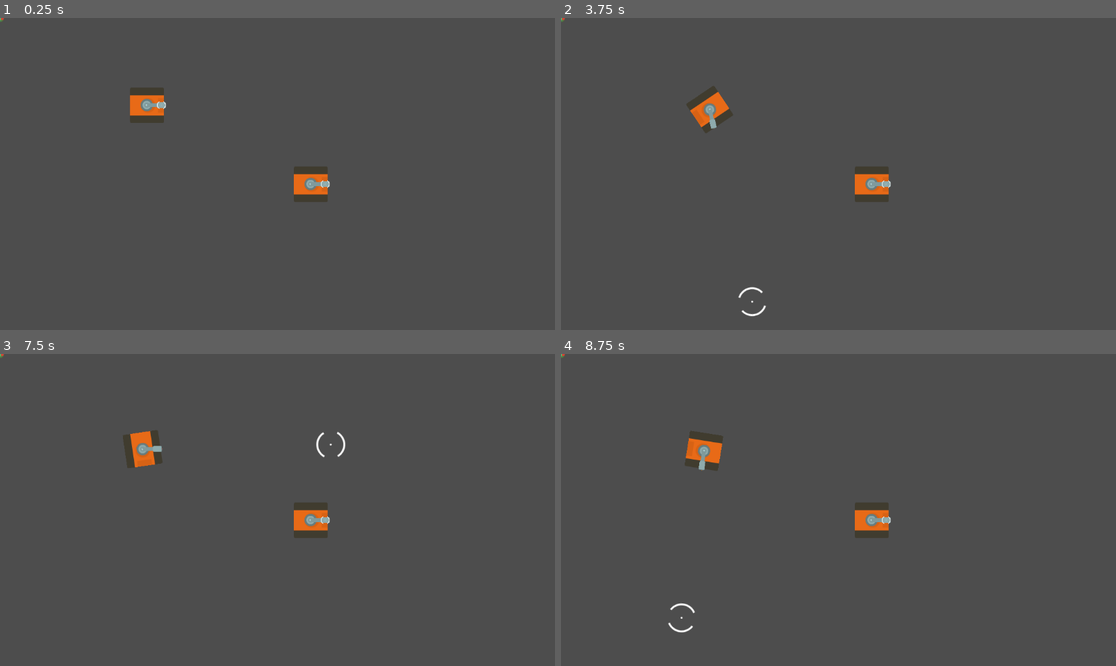
Above: before the commit, frames 1-4 (two rows, left to right).
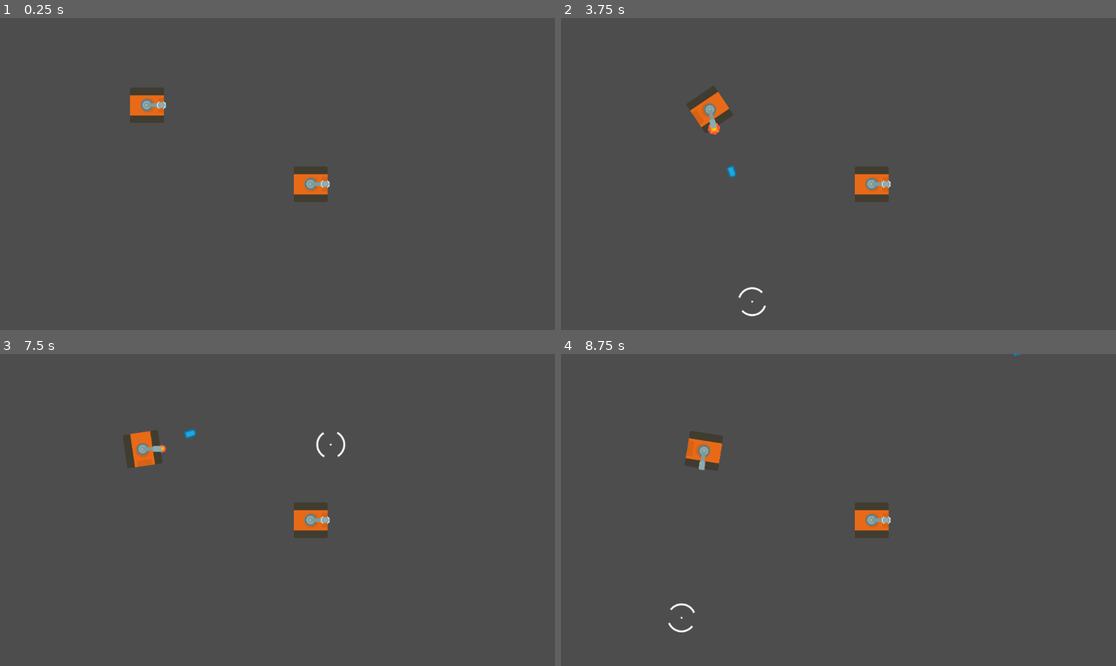
Above: after the commit, the same moments.

Repository: KakCmambnporpawwucmow/tanks_kidz
Game: Godot game, scene res://layers/test.tscn
Same seed, same stepped clock (60 frames per second), same inputs: the game is played once before the commit and once after it.
Inputs (mouse positions are in pixels of both pictures, inside the frame that each line leads up to):
- Up to frame 1 (0.25 s): no input
- Up to frame 2 (3.75 s): tap Enter at 0.5 s; move the mouse to (960, 158) at 0.52 s; hold E (ammo_ap) 0.53-1.28 s; hold D (rotate_right) 0.53-2.03 s; tap W (move_forward) at 0.77, 1.52, 3.02 s; move the mouse to (727, 189) at 1.27 s; tap R (ammo_he) at 1.35 s; move the mouse to (894, 105) at 2.02 s; hold A (rotate_left) 2.03-2.78 s; hold F (ammo_heat) 2.03-2.78 s; move the mouse to (810, 236) at 2.77 s; hold D (rotate_right) from 2.78 s (still down); tap C (ammo_missile) at 2.85 s; move the mouse to (1005, 220) at 3.52 s; press the mouse at (1005, 220) at 3.53 s
- Up to frame 3 (7.5 s): tap W (move_forward) at 3.77, 4.52, 6.02, 6.77 s; move the mouse to (111, 463) at 4.27 s; release D (rotate_right) at 4.28 s; release the mouse at (111, 463) at 4.28 s; hold A (rotate_left) 4.28-5.03 s; tap E (ammo_ap) at 4.35 s; move the mouse to (305, 510) at 5.02 s; hold D (rotate_right) 5.03-5.78 s; hold R (ammo_he) 5.03-5.78 s; move the mouse to (194, 432) at 5.77 s; hold A (rotate_left) 5.78-7.28 s; tap F (ammo_heat) at 5.85 s; move the mouse to (399, 494) at 6.52 s; hold C (ammo_missile) 6.53-7.28 s; move the mouse to (166, 525) at 7.27 s; hold D (rotate_right) from 7.28 s (still down); click (166, 525) at 7.35 s
- Up to frame 4 (8.75 s): keep holding D (rotate_right); tap W (move_forward) at 7.52 s; move the mouse to (894, 441) at 8.02 s; hold E (ammo_ap) from 8.03 s (still down)

The runs differ from the first frame. In frame 1, less than 0.1% of the frame differs, in the area x 0-1%, y 0-2%; in frame 2, 0.1%, in the area x 0-32%, y 0-52%; in frame 3, less than 0.1%; in frame 4, less than 0.1%.
Error before the commit: Invalid access to property or key 'damage_taken' on a base object of type 'Node (HealthComponent)'. (res://entities/tanks/base/tank.gd:32)
Error after the commit: Invalid call. Nonexistent function 'get_remaining_ammo' in base 'Node (WeaponSystem)'. (res://entities/tanks/base/tank.gd:78)

Commit message:
UPDATE
В танке замена боровых броневых листов на один бортовой, удалены лишние методы и сигналы для обработки событий брони.

Diff:
--- a/entities/tanks/base/tank.gd
+++ b/entities/tanks/base/tank.gd
@@ -1,5 +1,5 @@
 # tank.gd
-extends Area2D
+extends Node2D
 
 class_name Tank
 
@@ -12,8 +12,7 @@
 @export_group("Armor Components")
 @export var front_armor: ArmorComponent = null
 @export var rear_armor: ArmorComponent = null
-@export var left_armor: ArmorComponent = null
-@export var right_armor: ArmorComponent = null
+@export var side_armor: ArmorComponent = null
 
 enum ERotate{LEFT, RIGHT, STOP}
 
@@ -29,15 +28,7 @@
 
 	# Подключаем сигналы здоровья
 	health_component.health_changed.connect(_on_health_changed)
-	health_component.damage_taken.connect(_on_damage_taken)
 	health_component.death.connect(_on_death)
-
-	# Подключаем сигналы брони
-	var armor_components = [front_armor, rear_armor, left_armor, right_armor]
-	for armor_component in armor_components:
-		if armor_component:
-			armor_component.armor_penetrated.connect(_on_armor_penetrated.bind(armor_component))
-			armor_component.armor_ricochet.connect(_on_armor_ricochet.bind(armor_component))
 
 	$engine.playing = true
 
@@ -93,20 +84,6 @@
 func rotating_turret_to(position:Vector2):
 	turret.update_position(position)
 
-# Новый метод для получения полной информации о точности
-func get_accuracy_info() -> Dictionary:
-	#var spread_info = turret.get_spread_info()
-	var health_status = get_health_status()
-
-	return {
-		#"spread_percentage": spread_info.spread_percentage,
-		#"spread_angle": spread_info.spread_angle,
-		#"accuracy": spread_info.accuracy,
-		"is_move": is_move,
-		"is_fully_accurate": turret.is_fully_accurate(),
-		"health_effect": health_status.health_percentage  # Здоровье может влиять на точность
-	}
-
 func get_ammo_type_name() -> String:
 	return weapon_system.get_projectile_name(current_ammo_type)
 
@@ -131,55 +108,6 @@
 	print("Tank destroyed!")
 	queue_free()
 
-# Методы для обработки брони
-func _on_armor_penetrated(penetrator: ArmorComponent, total_damage: float, armor_component: ArmorComponent):
-	var armor_location = get_armor_location_name(armor_component)
-	print("Tank {0}, {1} armor penetrated! Damage: {2}".format([name, armor_location, total_damage]))
-	create_armor_penetration_effects(armor_location)
-
-func _on_armor_ricochet(hit_angle: float, armor_component: ArmorComponent):
-	var armor_location = get_armor_location_name(armor_component)
-	print("Tank ", armor_location, " armor ricochet! Angle: ", hit_angle)
-	create_ricochet_effects(armor_location)
-
-func get_armor_location_name(armor_component: ArmorComponent) -> String:
-	if armor_component == front_armor:
-		return "front"
-	elif armor_component == rear_armor:
-		return "rear"
-	elif armor_component == left_armor:
-		return "left"
-	elif armor_component == right_armor:
-		return "right"
-	else:
-		return "unknown"
-
-func create_armor_penetration_effects(armor_location: String):
-	# Эффекты пробития брони (искры, дым, звук) в зависимости от локации
-	match armor_location:
-		"front":
-			# Эффекты для передней брони
-			pass
-		"rear":
-			# Эффекты для задней брони
-			pass
-		"left", "right":
-			# Эффекты для боковой брони
-			pass
-
-func create_ricochet_effects(armor_location: String):
-	# Эффекты рикошета (искры, звук) в зависимости от локации
-	match armor_location:
-		"front":
-			# Эффекты рикошета от передней брони
-			pass
-		"rear":
-			# Эффекты рикошета от задней брони
-			pass
-		"left", "right":
-			# Эффекты рикошета от боковой брони
-			pass
-
 func get_health_status() -> Dictionary:
 	return {
 		"current_health": health_component.get_current_health(),
@@ -187,19 +115,9 @@
 		"health_percentage": health_component.get_health_percentage()
 	}
 
-# Методы для получения информации о броне
-func get_armor_status() -> Dictionary:
-	return {
-		"front_armor": front_armor.get_durability_percentage() if front_armor else 0.0,
-		"rear_armor": rear_armor.get_durability_percentage() if rear_armor else 0.0,
-		"left_armor": left_armor.get_durability_percentage() if left_armor else 0.0,
-		"right_armor": right_armor.get_durability_percentage() if right_armor else 0.0
-	}
-
 # Метод для получения общей информации о танке
 func get_tank_status() -> Dictionary:
 	var status = get_health_status()
-	status["armor"] = get_armor_status()
 	status["current_ammo_type"] = get_ammo_type_name()
 	status["remaining_ammo"] = get_remaining_ammo()
 	return status
--- a/entities/tanks/base/tank.tscn
+++ b/entities/tanks/base/tank.tscn
@@ -6,14 +6,12 @@
 [ext_resource type="PackedScene" uid="uid://c412mn85j2jpq" path="res://components/area_move_component.tscn" id="4_jmxtk"]
 [ext_resource type="PackedScene" uid="uid://ci10irdq7u6in" path="res://components/health_component.tscn" id="5_raro8"]
 [ext_resource type="PackedScene" uid="uid://n5f6cscf40nc" path="res://components/armor_component.tscn" id="6_jmxtk"]
+[ext_resource type="PackedScene" uid="uid://dwuu5fjugl025" path="res://entities/projectiles/ap_round.tscn" id="7_55dvl"]
 [ext_resource type="PackedScene" uid="uid://und3t0v7d5a8" path="res://entities/projectiles/weapon_system.tscn" id="7_ym7oc"]
-[ext_resource type="PackedScene" uid="uid://dwuu5fjugl025" path="res://entities/projectiles/ap_round.tscn" id="8_p8ptd"]
-[ext_resource type="PackedScene" uid="uid://bwpcipxppj87x" path="res://entities/projectiles/heat_round.tscn" id="9_fjw05"]
-[ext_resource type="PackedScene" uid="uid://dlq2qdqk1qn31" path="res://entities/projectiles/he_round.tscn" id="10_1jco5"]
-[ext_resource type="PackedScene" uid="uid://c55aqv4idi2wo" path="res://entities/projectiles/missile.tscn" id="11_oyii4"]
+[ext_resource type="PackedScene" uid="uid://bwpcipxppj87x" path="res://entities/projectiles/heat_round.tscn" id="8_pu3tq"]
+[ext_resource type="PackedScene" uid="uid://dlq2qdqk1qn31" path="res://entities/projectiles/he_round.tscn" id="9_ie120"]
+[ext_resource type="PackedScene" uid="uid://c55aqv4idi2wo" path="res://entities/projectiles/missile.tscn" id="10_di8a4"]
 [ext_resource type="AudioStream" uid="uid://dl2kom5a1lqtm" path="res://assets/sounds/tractor-digs-a-hole.ogg" id="12_pu3tq"]
-
-[sub_resource type="RectangleShape2D" id="RectangleShape2D_ym7oc"]
 
 [sub_resource type="RectangleShape2D" id="RectangleShape2D_ch0vs"]
 size = Vector2(8, 40)
@@ -27,7 +25,7 @@
 [sub_resource type="RectangleShape2D" id="RectangleShape2D_1jco5"]
 size = Vector2(60, 5)
 
-[node name="Tank" type="Area2D" node_paths=PackedStringArray("turret", "move_component", "health_component", "weapon_system", "front_armor", "rear_armor", "left_armor", "right_armor")]
+[node name="Tank" type="Node2D" node_paths=PackedStringArray("turret", "move_component", "health_component", "weapon_system", "front_armor", "rear_armor", "side_armor")]
 script = ExtResource("1_6u466")
 turret = NodePath("Turret")
 move_component = NodePath("AreaMoveComponent")
@@ -35,13 +33,9 @@
 weapon_system = NodePath("WeaponSystem")
 front_armor = NodePath("front_armor")
 rear_armor = NodePath("back_armor")
-left_armor = NodePath("left_armor")
-right_armor = NodePath("right_armor")
+side_armor = NodePath("side_armor")
 
-[node name="CollisionShape2D" type="CollisionShape2D" parent="."]
-shape = SubResource("RectangleShape2D_ym7oc")
-
-[node name="Sprite2D" type="Sprite2D" parent="."]
+[node name="view" type="Sprite2D" parent="."]
 texture = ExtResource("2_ciwkk")
 
 [node name="Turret" parent="." instance=ExtResource("3_raro8")]
@@ -52,36 +46,16 @@
 move_speed = 200.0
 
 [node name="HealthComponent" parent="." instance=ExtResource("5_raro8")]
+max_health = 1000.0
 
-[node name="WeaponSystem" parent="." node_paths=PackedStringArray("ap_round", "he_round", "heat_round", "missile_round") instance=ExtResource("7_ym7oc")]
-ap_round = NodePath("ap")
-he_round = NodePath("he")
-heat_round = NodePath("heat")
-missile_round = NodePath("missile")
-
-[node name="ap" parent="WeaponSystem" instance=ExtResource("8_p8ptd")]
-contact_monitor = false
-max_contacts_reported = 0
-show_trajectory = false
-
-[node name="heat" parent="WeaponSystem" instance=ExtResource("9_fjw05")]
-freeze = true
-contact_monitor = false
-max_contacts_reported = 0
-
-[node name="he" parent="WeaponSystem" instance=ExtResource("10_1jco5")]
-freeze = true
-contact_monitor = false
-max_contacts_reported = 0
-
-[node name="missile" parent="WeaponSystem" instance=ExtResource("11_oyii4")]
-freeze = true
-contact_monitor = false
-max_contacts_reported = 0
+[node name="WeaponSystem" parent="." instance=ExtResource("7_ym7oc")]
+ap_round = ExtResource("7_55dvl")
+he_round = ExtResource("9_ie120")
+heat_round = ExtResource("8_pu3tq")
+missile_round = ExtResource("10_di8a4")
 
 [node name="front_armor" parent="." node_paths=PackedStringArray("health_component") instance=ExtResource("6_jmxtk")]
 thickness = 100.0
-min_impact_speed = 30.0
 health_component = NodePath("../HealthComponent")
 
 [node name="CollisionShape2D" type="CollisionShape2D" parent="front_armor"]
@@ -91,30 +65,23 @@
 [node name="back_armor" parent="." node_paths=PackedStringArray("health_component") instance=ExtResource("6_jmxtk")]
 position = Vector2(-56, 0)
 thickness = 20.0
-min_impact_speed = 30.0
 health_component = NodePath("../HealthComponent")
 
 [node name="CollisionShape2D" type="CollisionShape2D" parent="back_armor"]
 position = Vector2(23, 0.5)
 shape = SubResource("RectangleShape2D_p8ptd")
 
-[node name="left_armor" parent="." node_paths=PackedStringArray("health_component") instance=ExtResource("6_jmxtk")]
+[node name="side_armor" parent="." node_paths=PackedStringArray("health_component") instance=ExtResource("6_jmxtk")]
 position = Vector2(-32, 0)
 thickness = 40.0
-min_impact_speed = 30.0
 health_component = NodePath("../HealthComponent")
 
-[node name="CollisionShape2D" type="CollisionShape2D" parent="left_armor"]
+[node name="left" type="CollisionShape2D" parent="side_armor"]
 position = Vector2(27, -17)
 shape = SubResource("RectangleShape2D_fjw05")
 
-[node name="right_armor" parent="." node_paths=PackedStringArray("health_component") instance=ExtResource("6_jmxtk")]
-thickness = 40.0
-min_impact_speed = 30.0
-health_component = NodePath("../HealthComponent")
-
-[node name="CollisionShape2D" type="CollisionShape2D" parent="right_armor"]
-position = Vector2(-5, 18)
+[node name="right" type="CollisionShape2D" parent="side_armor"]
+position = Vector2(27, 18)
 shape = SubResource("RectangleShape2D_1jco5")
 
 [node name="engine" type="AudioStreamPlayer2D" parent="."]
Not shown: 1 places in entities/tanks/base/tank.tscn that only renumber resources
